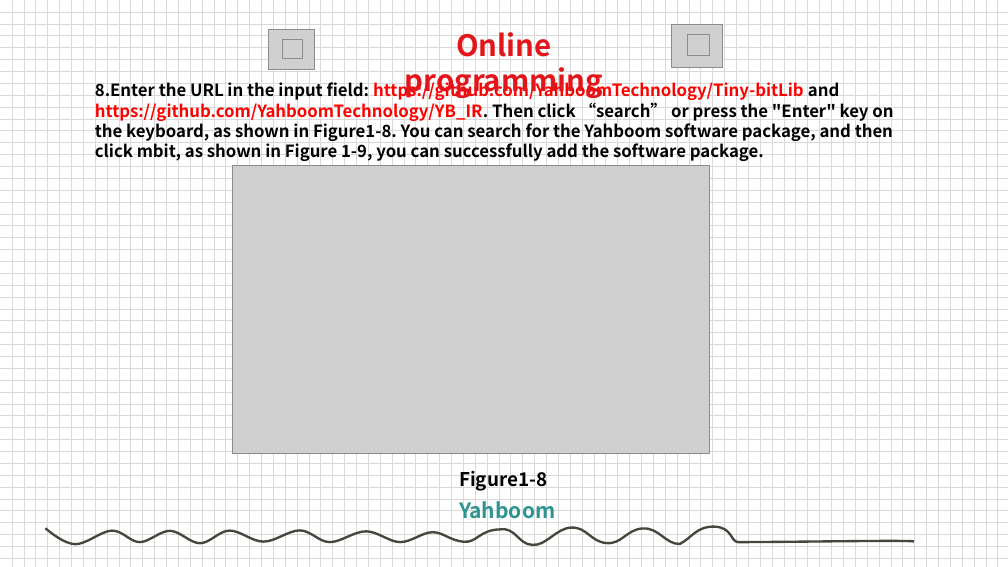
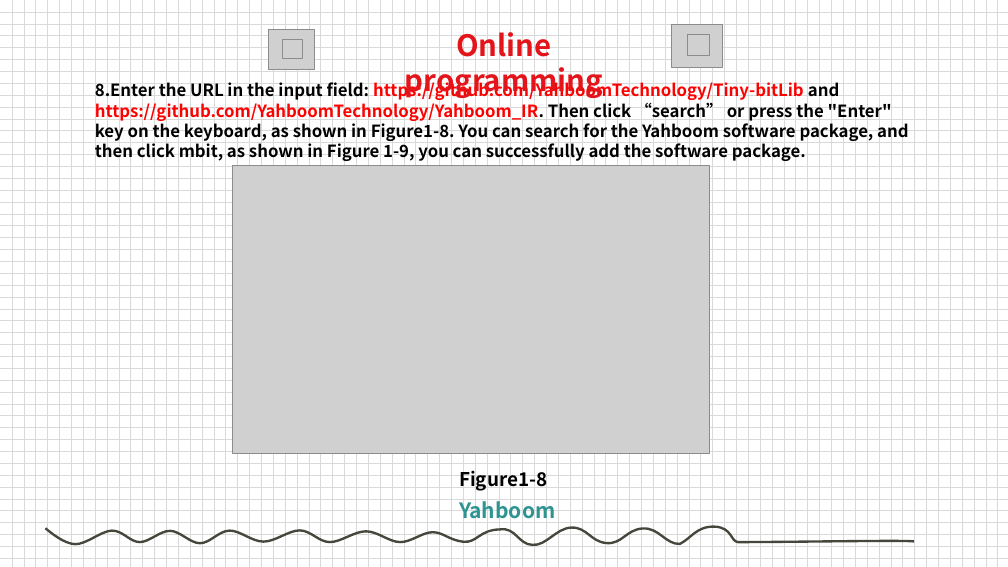
Before and after one commit to YahboomTechnology/Tiny-bit, a slide deck: slide 9 of 02.Preparation before class/1.About Graphical/1.Online programming.pptx. Drawn at 1008x567 pixels with LibreOffice and Linux fonts; fonts in the diff are those of the drawing; grey boxes stand for pictures; background and template pictures are left out. Boxes give left, top, right and bottom in pixels: in the first picture for what was removed or moved away, otherwise in the second. Text is boxed around its words. In the diff, an @@ line names an element or a change of style, - is before the commit and + after.

```diff
--- a/02.Preparation before class/1.About Graphical/1.Online programming.pptx
+++ b/02.Preparation before class/1.About Graphical/1.Online programming.pptx
@@ text at box(95, 79, 908, 161): text changed @@
-8.Enter the URL in the input field: https://github.com/YahboomTechnology/Tiny-bitLib and https://github.com/YahboomTechnology/YB_IR. Then click “search” or press the "Enter" key on the keyboard, as shown in Figure1-8. You can search for the Yahboom software package, and then click mbit, as shown in Figure 1-9, you can successfully add the software package.
+8.Enter the URL in the input field: https://github.com/YahboomTechnology/Tiny-bitLib and https://github.com/YahboomTechnology/Yahboom_IR. Then click “search” or press the "Enter" key on the keyboard, as shown in Figure1-8. You can search for the Yahboom software package, and then click mbit, as shown in Figure 1-9, you can successfully add the software package.
```
Also in this commit, not shown: 1 other file.
